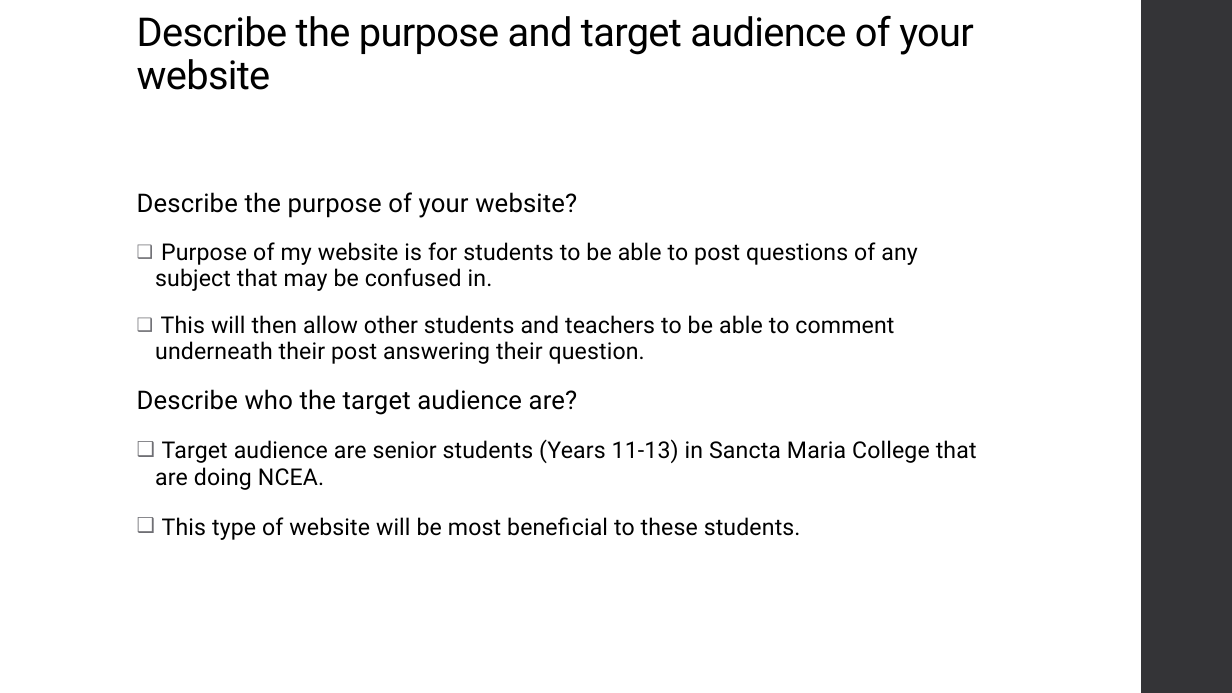
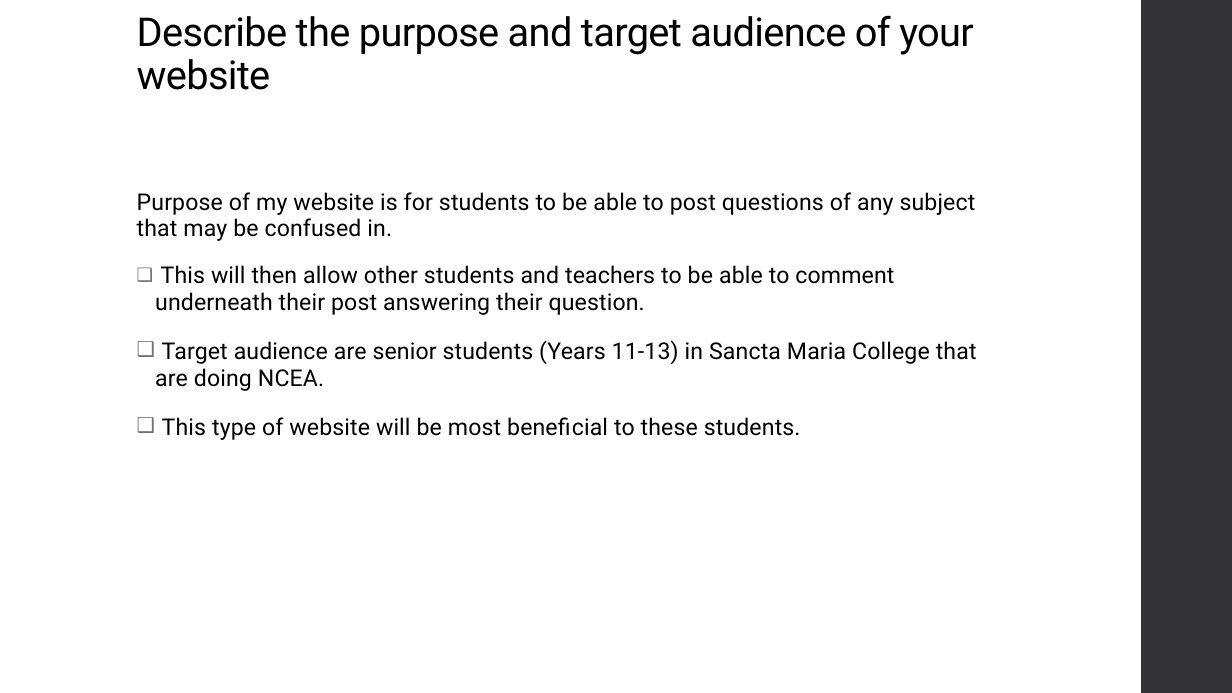
Before and after one commit to niuqaoJ-life/jollibee-fanpage, a slide deck: slide 5 of AS91903_91906_Evidence_Joaquin_Badenas.pptx. Drawn at 1232x693 pixels with LibreOffice and Linux fonts; fonts in the diff are those of the drawing. Boxes give left, top, right and bottom in pixels: in the first picture for what was removed or moved away, otherwise in the second. Text is boxed around its words. In the diff, an @@ line names an element or a change of style, - is before the commit and + after.

```diff
--- a/AS91903_91906_Evidence_Joaquin_Badenas.pptx
+++ b/AS91903_91906_Evidence_Joaquin_Badenas.pptx
@@ text at [137, 192, 577, 218]: paragraph removed @@
-Describe the purpose of your website?
@@ text at [137, 192, 976, 241]: bullet ❑ to none @@
@@ text at [137, 389, 578, 415]: paragraph removed @@
-Describe who the target audience are?
```
Also in this commit, not shown: 1 other slide changed, 9 other files.
